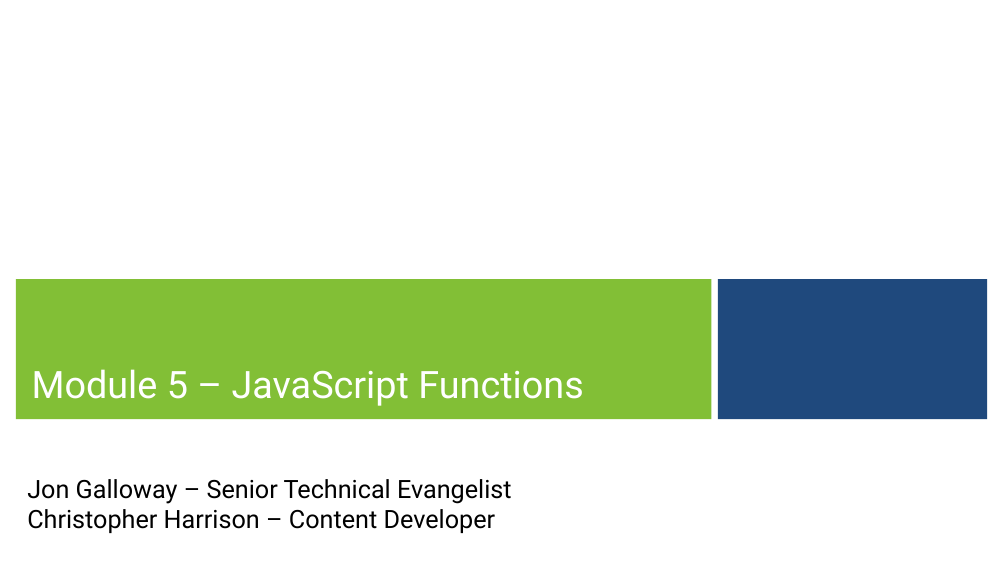
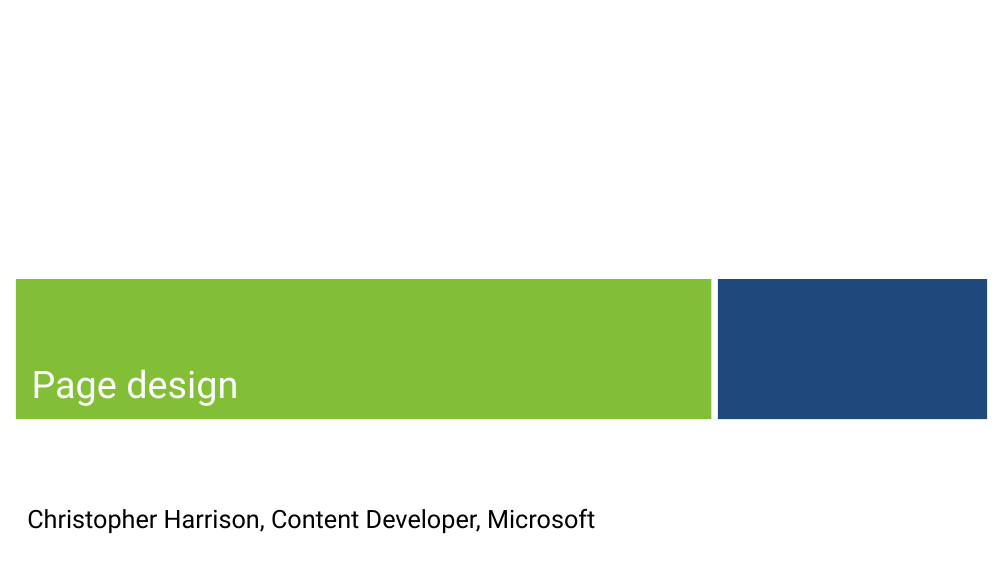
Before and after one commit to zmy/Bootstrap-edX, a slide deck: slide 1 of Slides/Week 2 - Part 1 - Page design.pptx. Drawn at 1008x567 pixels with LibreOffice and Linux fonts; fonts in the diff are those of the drawing; background and template pictures are left out. Boxes give left, top, right and bottom in pixels: in the first picture for what was removed or moved away, otherwise in the second. Text is boxed around its words. In the diff, an @@ line names an element or a change of style, - is before the commit and + after.

Commit message:
Slide work

```diff
--- a/Slides/Week 2 - Part 1 - Page design.pptx
+++ b/Slides/Week 2 - Part 1 - Page design.pptx
@@ text at (32,369,238,406): text changed @@
-Module 5 – JavaScript Functions
+Page design
@@ subtitle at (27,509,595,533): text changed @@
-Jon Galloway – Senior Technical Evangelist
-Christopher Harrison – Content Developer
+Christopher Harrison, Content Developer, Microsoft
```
Also in this commit, not shown: 1 other file.
